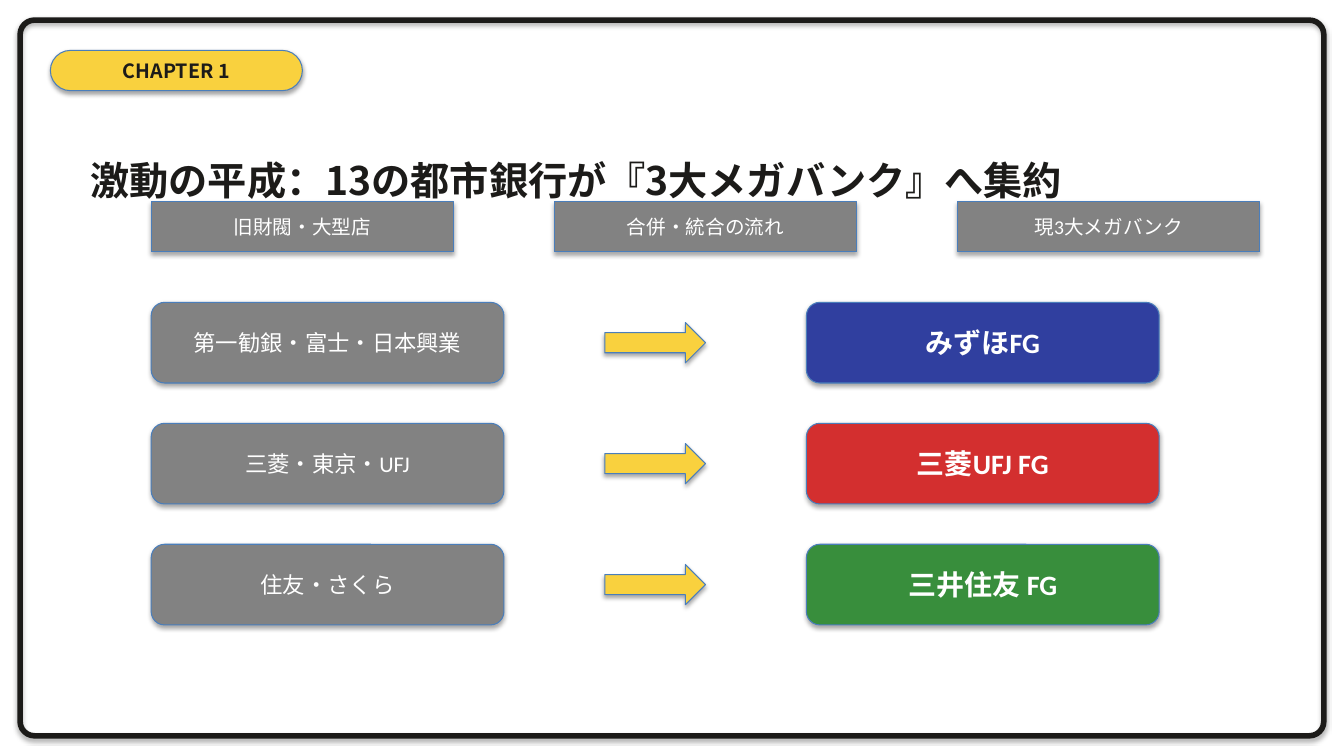
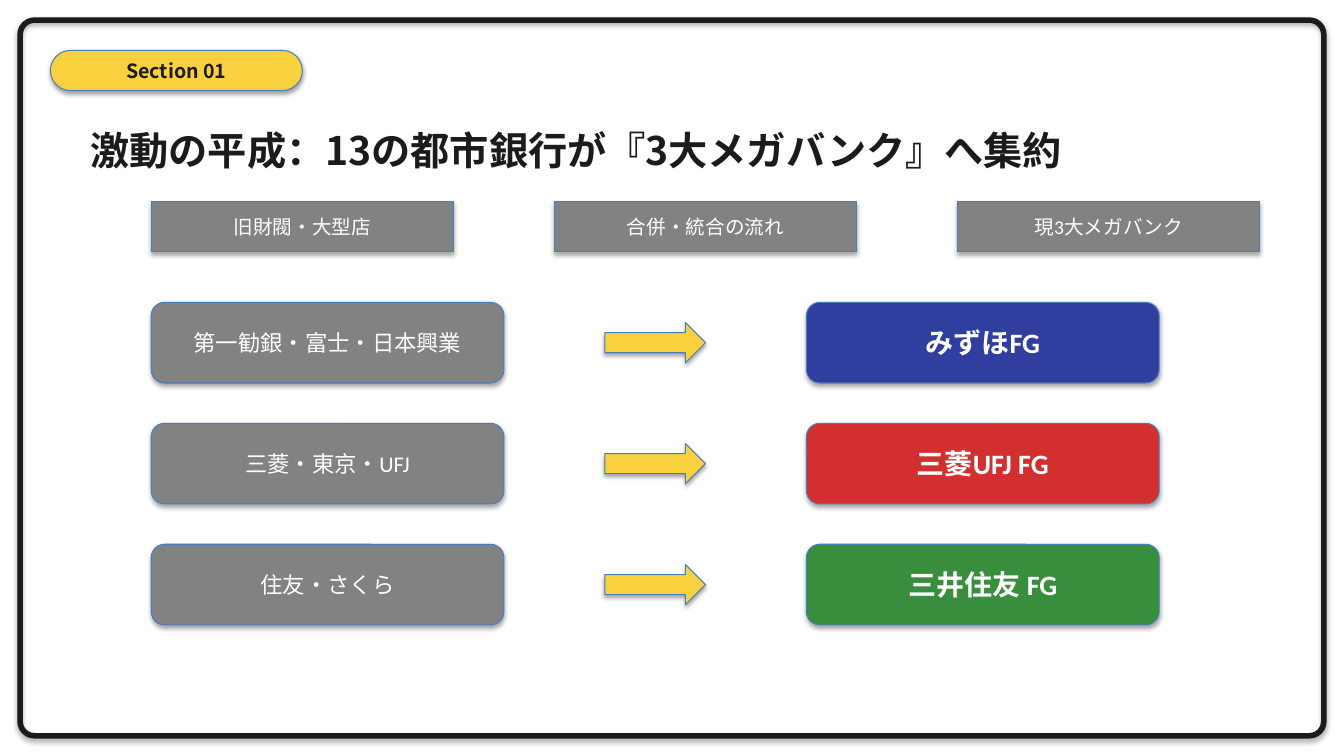
Before and after one commit to xilicrysta/bank-pptx, a slide deck: slide 5 of design-strategy/bank_strategy_presentation.pptx. Drawn at 1344x756 pixels with LibreOffice and Linux fonts; fonts in the diff are those of the drawing. Boxes give left, top, right and bottom in pixels: in the first picture for what was removed or moved away, otherwise in the second. Text is boxed around its words. In the diff, an @@ line names an element or a change of style, - is before the commit and + after.

Commit message:
Unify naming to Section, refactor generator class, and fix output path duplication (s)

```diff
--- a/design-strategy/bank_strategy_presentation.pptx
+++ b/design-strategy/bank_strategy_presentation.pptx
@@ text in rounded rectangle at [126,62,226,79]: text changed @@
-CHAPTER 1
+Section 01
@@ text "激動の平成：13の都市銀行が『3大メガバンク』へ集約" rewrapped from [91,161,1063,206] to [91,131,1063,169] @@
```
Also in this commit, not shown: 20 other slides changed, 1 other file.
